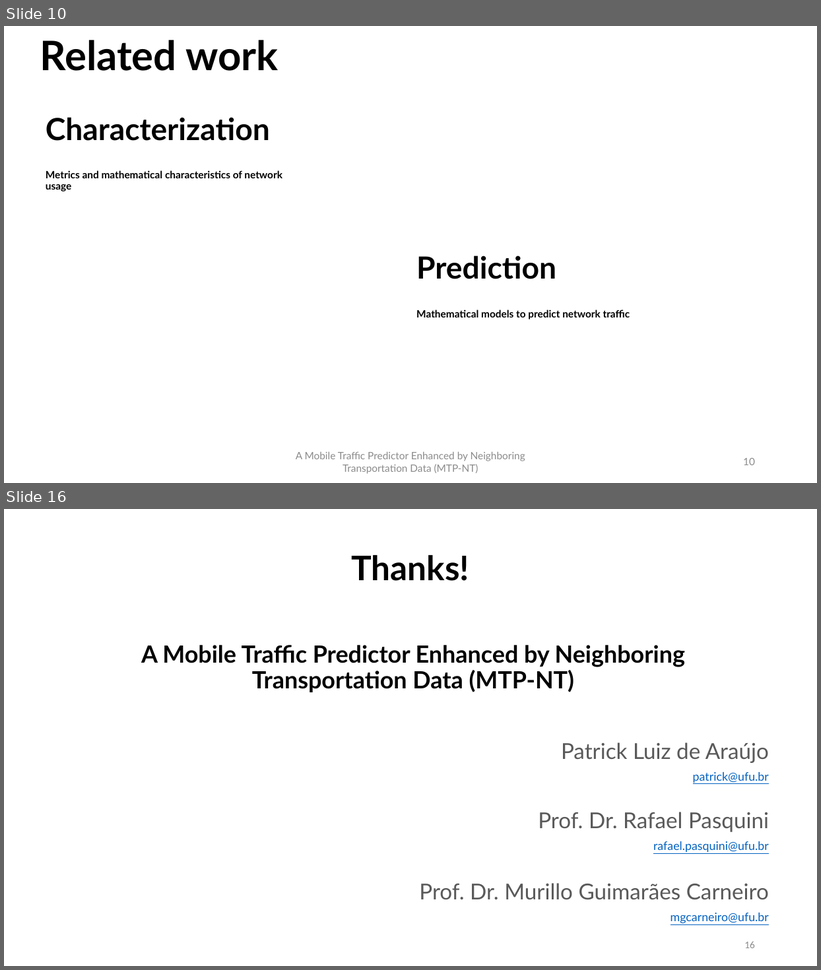
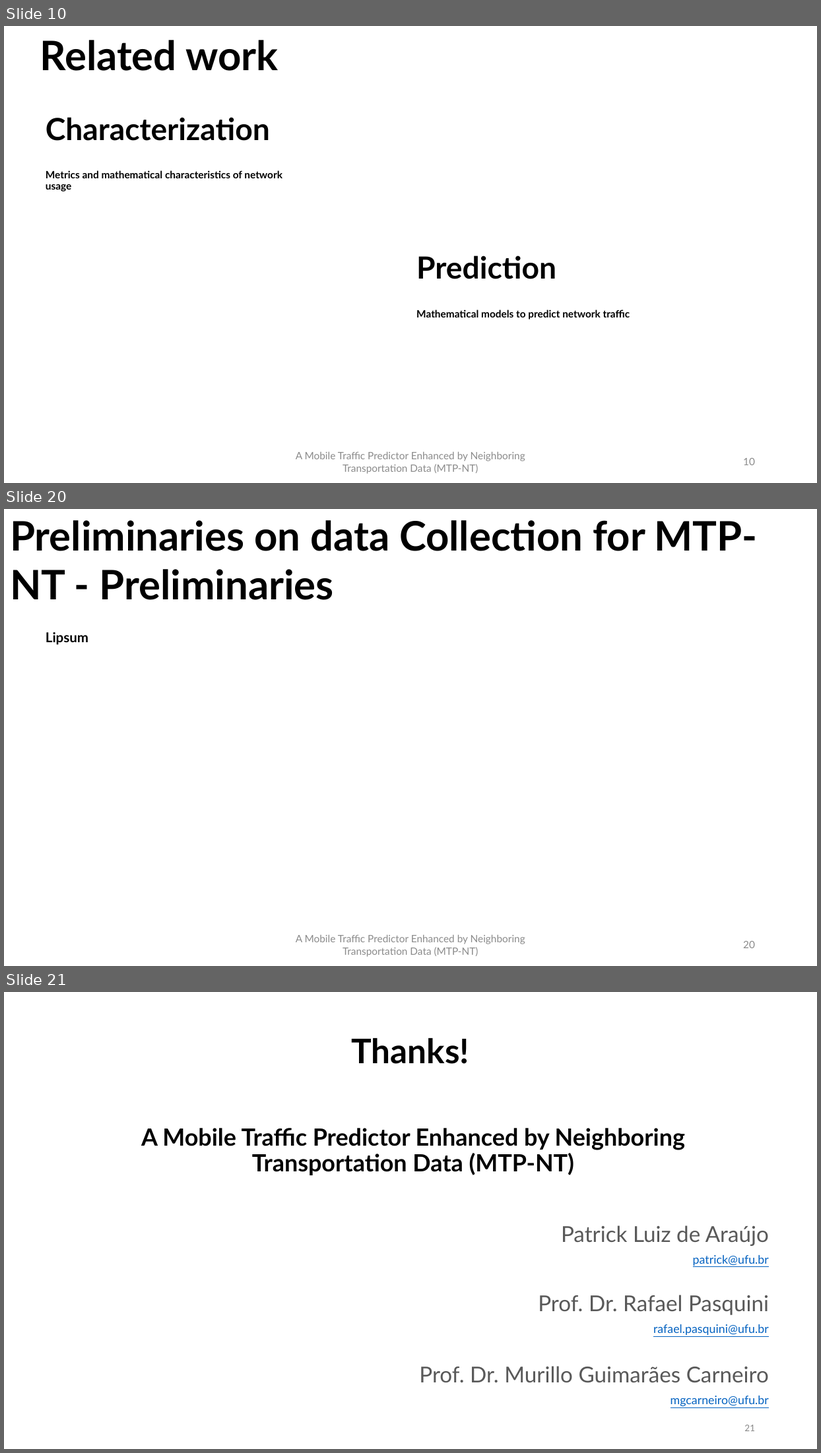
Before and after one commit to PatrickLdA/milan-telecom-analysis, a slide deck: defesa.pptx. Shown one above the other, each under a label of ours: slides 10 and 16 before the commit, slides 10, 20 and 21 after it; the slides between them are not shown. The pictures are 821x970 and 821x1453 pixels, drawn with LibreOffice and Linux fonts; fonts in the diff are those of the drawing. Boxes give left, top, right and bottom in pixels: in the first picture for what was removed or moved away, otherwise in the second. Text is boxed around its words. In the diff, an @@ line names an element or a change of style, - is before the commit and + after.

```diff
--- a/defesa.pptx
+++ b/defesa.pptx
@@ slide 20 added at box(4, 509, 817, 966), background #FFFFFF @@
@@ text added at box(10, 520, 758, 600), 48 pt, text #000000, bold @@
+Preliminaries on data Collection for MTP-NT - Preliminaries
@@ text added at box(46, 632, 88, 645), 16 pt, text #000000, bold @@
+Lipsum
@@ text added at box(296, 935, 525, 957), 12 pt, text #8C8C8C @@
+A Mobile Traffic Predictor Enhanced by Neighboring Transportation Data (MTP-NT)
@@ page number added at box(743, 941, 755, 949), 12 pt, text #8C8C8C @@
+20
@@ what was slide 16 is now slide 21 @@
@@ page number at box(745, 1425, 755, 1432): text changed @@
-16
+21
```
Also in this commit, not shown: 8 slides changed, 4 other slides added.
